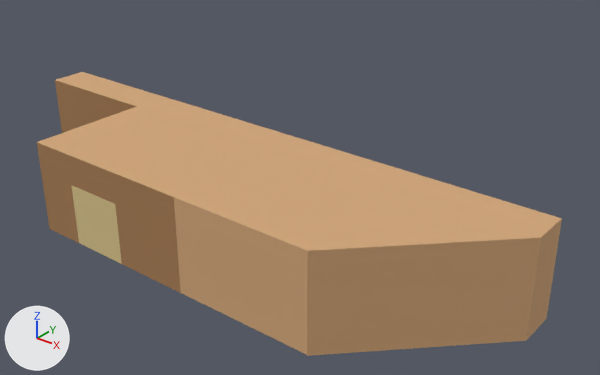
An edit to the glTF model assets/buildings/complex.glb, drawn before and after from the same camera.
The view is the same before and after, from a 50 mm lens placed at (63.7, -53.2, 51.3), pointed at (8.2, 16.1, 8.3). The axes (+X, +Y, +Z) are drawn at lower left. The lights are the same throughout. The picture after the commit comes second. Objects named as collision shapes, trigger or cutter boxes, shadow casters or lower levels of detail are left out. Vertices at exactly the same position are counted once.
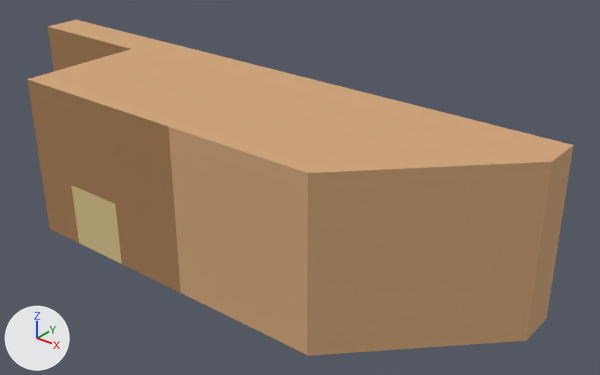
Pixel boxes [x1, y1, x2, y2] of what changed, in the pictures (600 x 375 px):
```json
{"object": "Plane", "change": "reshaped", "before": [37, 72, 562, 356], "after": [27, 20, 573, 356], "on screen": "18% taller"}
{"part": 1, "of": "me_plane", "change": "built on", "before": [37, 72, 562, 251], "after": [27, 20, 573, 251]}
```

The change, as JSON lines over the scene's bpy script:
```json
{"block": "me_plane", "where": "# used by ob_plane; location = (0.0, 0.0, 0.0)"}
{"op": "remove", "block": "me_plane", "code": "me_plane.from_pydata(...)  # 102 vertices, 165 faces; spans x -38.0..38.0, y 0.0..21.0, z -0.1..12.0"}
{"op": "add", "block": "me_plane", "code": "me_plane.from_pydata(...)  # 142 vertices, 245 faces; spans x -38.0..38.0, y 0.0..21.0, z -0.1..20.0"}
{"block": "me_plane", "change": "me_plane part 1"}
{"block": "me_plane", "change": "1 vertex is removed from x 22.0, y 16.0, z 12.0"}
{"block": "me_plane", "change": "9 faces are deleted"}
{"block": "me_plane", "change": "1 vertex is added at (22.0, 16.0, 20.0)"}
{"block": "me_plane", "change": "20 new vertices lie (0.0, 0.0, 4.0) away from vertices in x -38.0..38.0, y 0.0..21.0, z 12.0"}
{"block": "me_plane", "change": "20 new vertices lie (0.0, 0.0, 4.0) away from vertices in x -38.0..38.0, y 0.0..21.0, z 16.0"}
{"block": "me_plane", "change": "48 new faces join them, mat_brick (brown #a67c52)"}
{"block": "me_plane", "change": "41 new faces join them, mat_lighterbrick (beige #d2a679)"}
```
